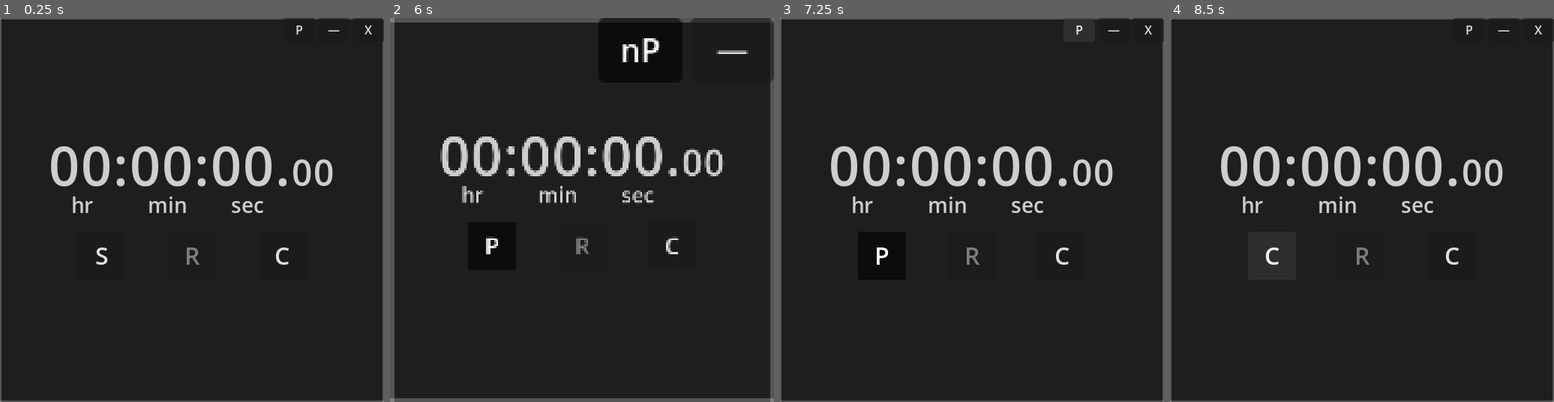
Above: before the commit, frames 1-4 (left to right).
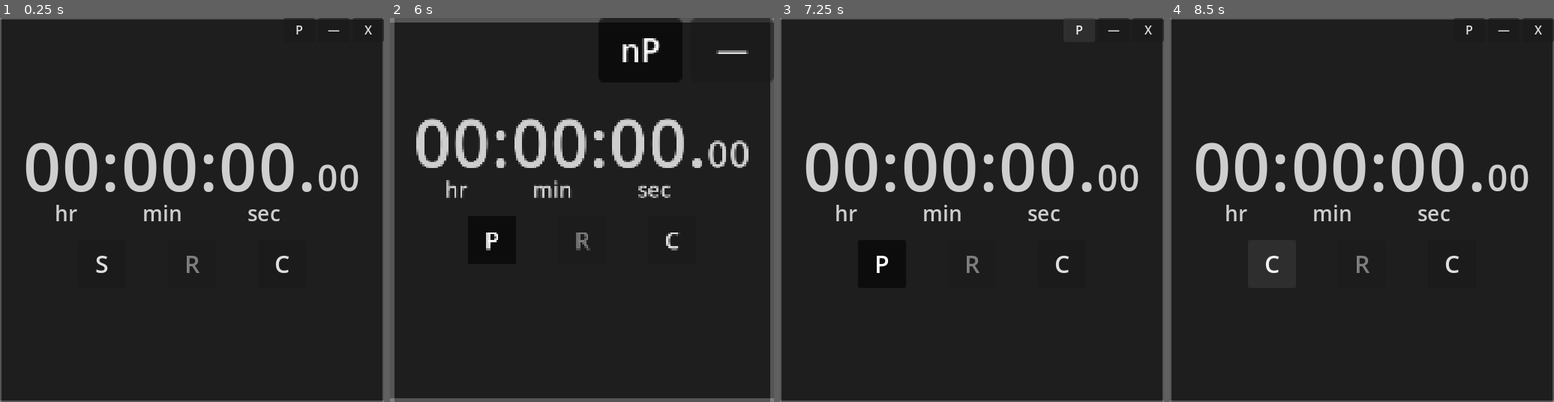
Above: after the commit, the same moments.

Repository: LiteFeather1/ltf-stopwatch
Game: Godot game, scene res://main.tscn
The game is run twice, just before and just after one commit, with the same random seed, the same clock (stepped at 60 frames per second) and the same inputs.
Inputs:
- Up to frame 1 (0.25 s): no input
- Up to frame 2 (6 s): click "P" at 0.5 s; click "nP" at 1.25 s; click "—" at 2 s; click "S" at 2.75 s; click "P" at 3.5 s; click "C" at 4.25 s; click "C" at 5 s; click "P" at 5.75 s
- Up to frame 3 (7.25 s): click "nP" at 6.5 s
- Up to frame 4 (8.5 s): click "—" at 7.25 s; click "P" at 8 s

The runs differ from the first frame. In frame 1, 6.0% of the frame differs, in the area x 6-94%, y 32-67%; in frame 2, 6.8%, in the area x 6-94%, y 26-62%; in frame 3, 6.0%; in frame 4, 6.0%.

Commit message:
Timer font is Bigger

Diff:
--- a/scenes/stopwatch.tscn
+++ b/scenes/stopwatch.tscn
@@ -17,7 +17,7 @@
 unique_name_in_owner = true
 layout_mode = 2
 theme_override_fonts/normal_font = ExtResource("1_nka5i")
-theme_override_font_sizes/normal_font_size = 72
+theme_override_font_sizes/normal_font_size = 88
 bbcode_enabled = true
 text = "[center]00:00:00.[font_size=48]00[/font_size][/center]"
 fit_content = true
@@ -26,4 +26,4 @@
 [node name="l_hr_min_sec" type="Label" parent="."]
 layout_mode = 2
 theme_override_font_sizes/font_size = 28
-text = "             hr          min        sec"
+text = "          hr            min            sec"
